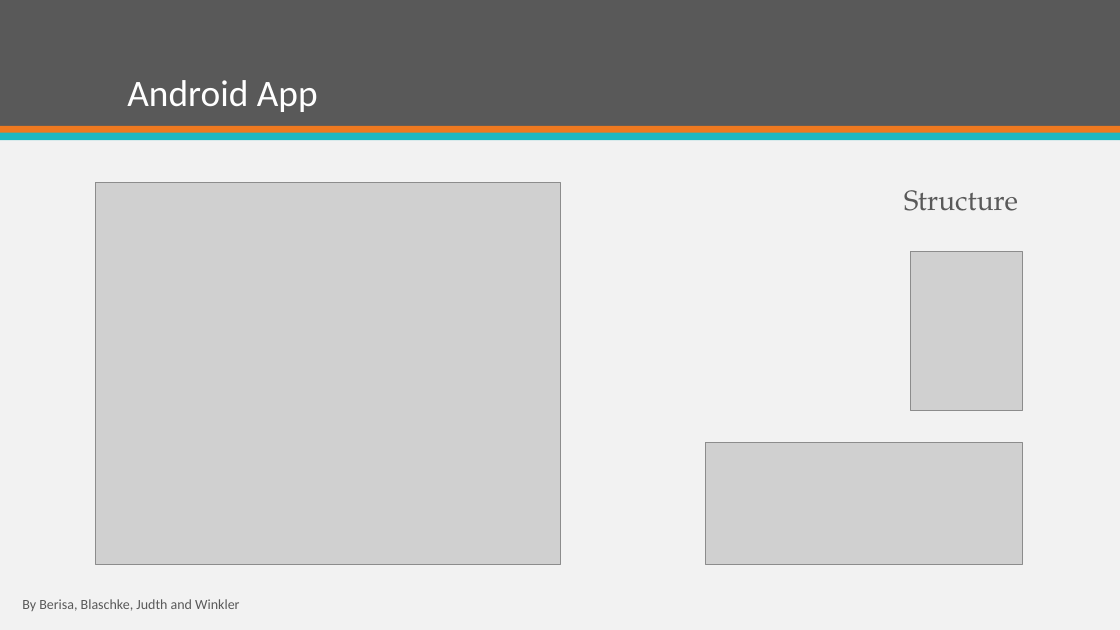
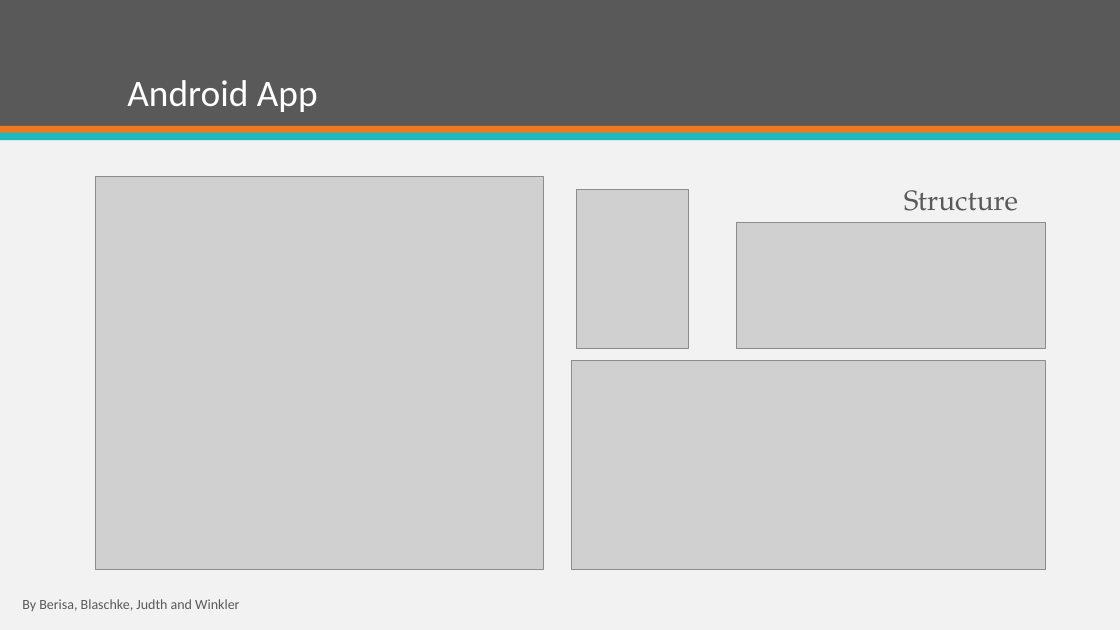
Before and after one commit to Chris6077/NeedATicket, a slide deck: slide 12 of Planning/presentation/NeedATicket_semester.pptx (slide 9 before the commit). Drawn at 1120x630 pixels with LibreOffice and Linux fonts; fonts in the diff are those of the drawing; grey boxes stand for pictures; background and template pictures are left out. Boxes give left, top, right and bottom in pixels: in the first picture for what was removed or moved away, otherwise in the second. Text is boxed around its words. In the diff, an @@ line names an element or a change of style, - is before the commit and + after.

Commit message:
Android App Done

```diff
--- a/Planning/presentation/NeedATicket_semester.pptx
+++ b/Planning/presentation/NeedATicket_semester.pptx
@@ picture: place and size @@
-picture at (95,182,560,564)
+picture at (95,176,543,570)
@@ picture: place and size @@
-picture at (911,251,1023,411)
+picture at (577,189,689,349)
@@ picture added at (736,223,1045,349) @@
@@ picture added at (572,360,1046,569) @@
@@ picture removed at (706,443,1023,565) @@
```
Also in this commit, not shown: 4 other slides changed, 3 slides added.
